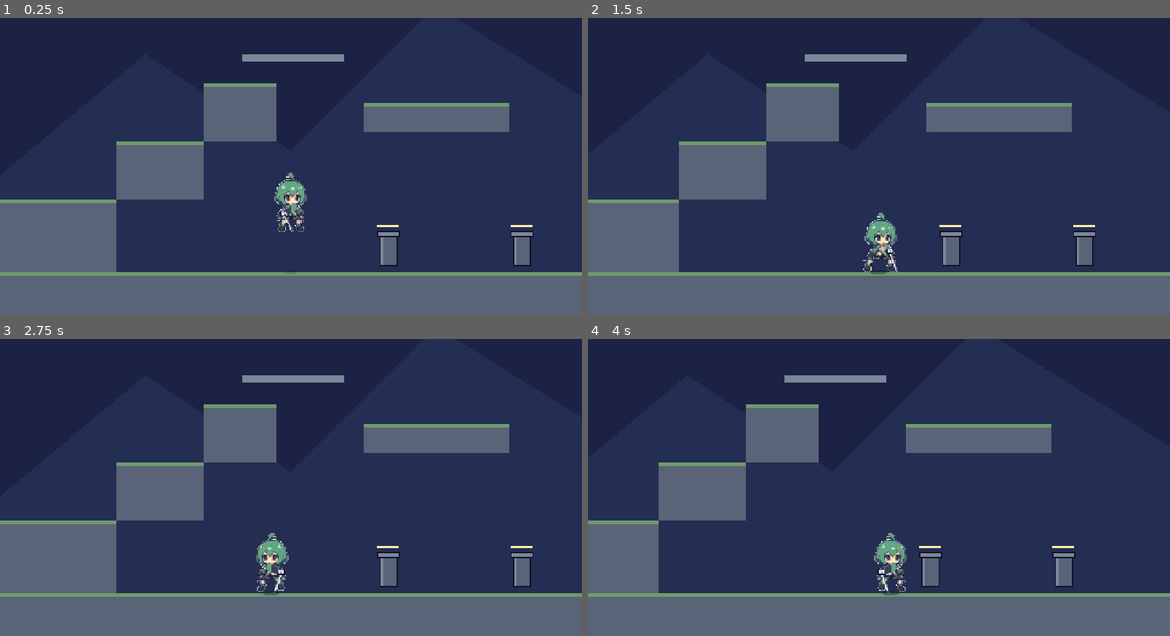
Above: before the commit, frames 1-4 (two rows, left to right).
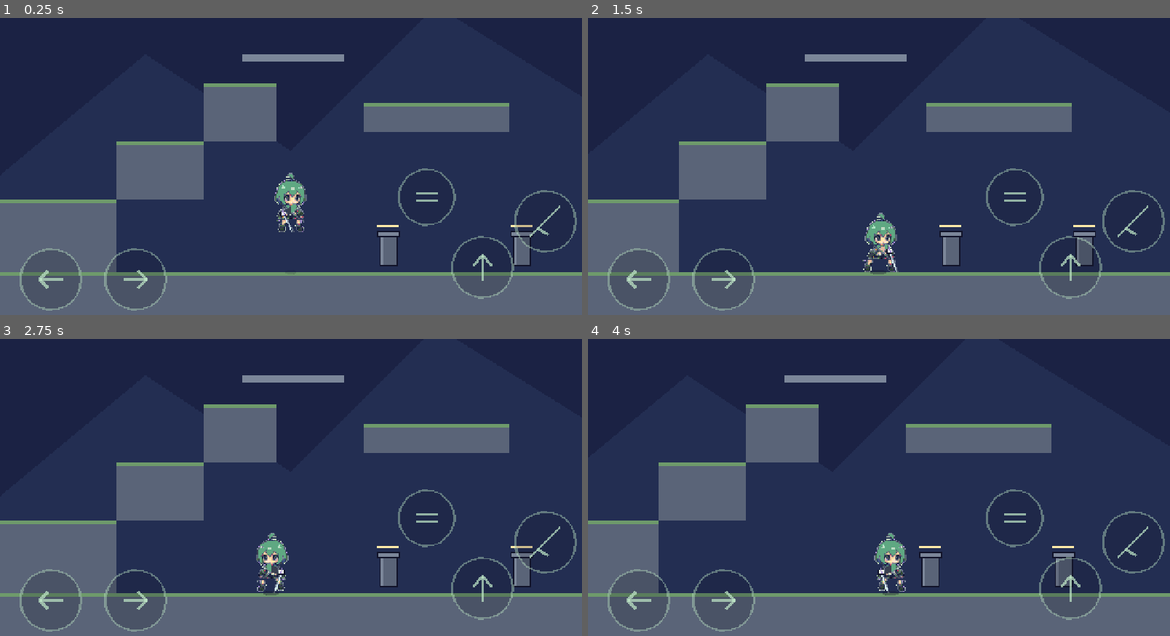
Above: after the commit, the same moments.

Repository: KurilX/actGodotGame-iori
Game: Godot game, scene res://scenes/bootstrap.tscn
The game is run twice, just before and just after one commit, with the same random seed, the same clock (stepped at 60 frames per second) and the same inputs.
Inputs (mouse positions are in pixels of both pictures, inside the frame that each line leads up to):
- Up to frame 1 (0.25 s): no input
- Up to frame 2 (1.5 s): move the mouse to (1007, 166) at 0.52 s; hold D (move_right) 0.53-1.25 s; hold J (attack) 0.53-1.25 s; click (1007, 166) at 0.67 s; tap Space (jump) at 0.77, 1.07 s; tap K (dash) at 0.8 s; drag from (762, 199) to (896, 187) at 1.27 s
- Up to frame 3 (2.75 s): move the mouse to (349, 431) at 2.02 s; hold A (move_left) from 2.03 s (still down); hold Space (jump) from 2.03 s (still down); click (349, 431) at 2.17 s; tap J (attack) at 2.3 s
- Up to frame 4 (4 s): release A (move_left) at 2.75 s; release Space (jump) at 2.75 s; drag from (849, 567) to (704, 454) at 2.77 s; tap Enter at 3.5 s; move the mouse to (1053, 552) at 3.52 s; hold D (move_right) from 3.53 s (still down); hold Space (jump) from 3.53 s (still down); tap K (dash) at 3.6 s; click (1053, 552) at 3.67 s

The runs differ from the first frame. In frame 1, 1.7% of the frame differs, in the area x 3-100%, y 50-99%; in frame 2, 1.7%; in frame 3, 1.7%; in frame 4, 1.7%.

Commit message:
feat: 触屏虚拟按键，手机可直接游玩

Diff:
--- a/src/bootstrap.gd
+++ b/src/bootstrap.gd
@@ -1,8 +1,23 @@
 extends Node
 ## 启动场景：直接进灰盒测试房，跳过菜单
 ##
-## W1 阶段只关心手感，不做菜单。之后接主菜单时改 run/main_scene 即可。
+## 同时挂载触屏虚拟按键层。按键层是 canvas 层，独立于游戏世界，
+## 所以不会跟着相机移动。
+
+const TouchControls := preload("res://src/ui/touch_controls.gd")
 
 func _ready() -> void:
 	var room: PackedScene = load("res://scenes/rooms/room_greybox.tscn")
 	add_child(room.instantiate())
+
+	# 触屏按键：放在 CanvasLayer 里，保证不受相机与世界坐标影响
+	var layer := CanvasLayer.new()
+	layer.name = "TouchLayer"
+	# 高 layer 值确保盖在游戏画面之上
+	layer.layer = 100
+	add_child(layer)
+
+	var touch := Control.new()
+	touch.name = "TouchControls"
+	touch.set_script(TouchControls)
+	layer.add_child(touch)
--- /dev/null
+++ b/src/ui/touch_controls.gd
@@ -0,0 +1,221 @@
+extends Control
+## 触屏虚拟按键：仅在触摸设备上显示
+##
+## 设计要点
+## ─────────
+## 1. **不改 InputMap 语义**：虚拟按键直接 press/release 已有的 action，
+##    所以 player.gd 的手感代码一行都不用改，桌面/手机跑同一套逻辑。
+## 2. **视口只有 480x270**，按钮必须够大才好点（拇指约需 40px 直径），
+##    同时半透明，避免挡住角色和敌人。
+## 3. **左摇杆区 + 右侧功能键**：左侧是方向（左右两个大按钮，不需要摇杆精度），
+##    右侧三键扇形排布（跳跃/攻击/闪避），攻击键最大且最好按。
+## 4. **多点触控**：必须支持同时按住「左」和「攻击」，所以每个按钮
+##    独立追踪 touch index，不能用单个 index。
+
+const ACTION_LEFT := "move_left"
+const ACTION_RIGHT := "move_right"
+const ACTION_JUMP := "jump"
+const ACTION_ATTACK := "attack"
+const ACTION_DASH := "dash"
+
+# 按钮视觉参数
+# 透明度压得比较低：按键是辅助层，不该盖住场景和敌人
+const BTN_ALPHA := 0.22
+const BTN_ALPHA_ACTIVE := 0.48
+const BTN_EDGE := Color(0.75, 0.91, 0.78, 0.42)
+const ICON_ALPHA := 0.72
+
+# 桌面调试时是否强制显示（--touch 命令行参数）
+var _force_show := false
+
+var _buttons: Array[Dictionary] = []
+var _touch_map := {}          # touch_index -> button id
+
+
+func _ready() -> void:
+	# 判断是否为触摸设备；桌面默认隐藏
+	_force_show = "--touch" in OS.get_cmdline_user_args()
+	var is_touch := DisplayServer.is_touchscreen_available()
+	visible = is_touch or _force_show
+
+	# 铺满整个视口，保证在任意分辨率下坐标都对
+	set_anchors_preset(Control.PRESET_FULL_RECT)
+	mouse_filter = Control.MOUSE_FILTER_IGNORE
+
+	_build_buttons()
+	if visible:
+		print("触屏按键已启用（touchscreen=%s, forced=%s）" % [is_touch, _force_show])
+
+
+func _build_buttons() -> void:
+	# 坐标是相对 480x270 视口的比例值。
+	#
+	# 布局经过实际间隙计算（不是凭感觉摆的）：
+	#   左下角：左右移动，拇指自然位置
+	#   右侧三角：闪避(左上) / 跳跃(右下) / 攻击(右上)
+	#
+	# 为什么是三角：视口只有 480x270，半径 30 的按钮直径 60px 就占屏宽 1/8。
+	# 若三键排成一条斜线，jump 与 attack 的中心距只有 48px，
+	# 而命中半径之和要 88px，必然重叠（第一版就是这么翻车的）。
+	# 三角排布把三组间距都拉到 75px 以上，同时保证不越界。
+	_add("left", ACTION_LEFT, Vector2(0.0875, 0.8000), 25.0)
+	_add("right", ACTION_RIGHT, Vector2(0.2333, 0.8000), 25.0)
+	_add("dash", ACTION_DASH, Vector2(0.7333, 0.5481), 23.0)
+	_add("jump", ACTION_JUMP, Vector2(0.8292, 0.7630), 25.0)
+	_add("attack", ACTION_ATTACK, Vector2(0.9375, 0.6222), 25.0)
+
+
+func _add(id: String, action: String, anchor: Vector2, radius: float) -> void:
+	_buttons.append({
+		"id": id,
+		"action": action,
+		"anchor": anchor,     # 相对视口的比例坐标
+		"r": radius,          # 半径（视口像素）
+		"pressed": false,
+	})
+
+
+func _viewport_size() -> Vector2:
+	# 用项目的基准视口尺寸做坐标基准，这样在任意窗口尺寸下比例一致
+	return get_viewport_rect().size
+
+
+func _button_center(b: Dictionary) -> Vector2:
+	var vs := _viewport_size()
+	var a: Vector2 = b["anchor"]
+	return Vector2(vs.x * a.x, vs.y * a.y)
+
+
+func _hit_test(pos: Vector2) -> Dictionary:
+	# 从后往前测，后加的（攻击键）优先
+	for i in range(_buttons.size() - 1, -1, -1):
+		var b: Dictionary = _buttons[i]
+		var c := _button_center(b)
+		var r: float = b["r"] * (_viewport_size().y / 270.0)
+		# 命中区比视觉半径大 15%，拇指点偏一点也能触发
+		if pos.distance_to(c) <= r * 1.15:
+			return b
+	return {}
+
+
+# ───────────────────────── 触摸事件 ─────────────────────────
+
+func _input(event: InputEvent) -> void:
+	if not visible:
+		return
+
+	if event is InputEventScreenTouch:
+		var e := event as InputEventScreenTouch
+		var b := _hit_test(e.position)
+		if e.pressed:
+			if b.is_empty():
+				return
+			_set_pressed(b, true)
+			_touch_map[e.index] = b["id"]
+		else:
+			# 释放：找到这个 touch 绑定的按钮
+			var id = _touch_map.get(e.index, "")
+			if id == "":
+				return
+			for btn in _buttons:
+				if btn["id"] == id:
+					_set_pressed(btn, false)
+					break
+			_touch_map.erase(e.index)
+		get_viewport().set_input_as_handled()
+
+	elif event is InputEventScreenDrag:
+		# 拖动：滑出按钮范围就松开，滑入就按下（手指滚动式操作更跟手）
+		var d := event as InputEventScreenDrag
+		var id = _touch_map.get(d.index, "")
+		var b := _hit_test(d.position)
+		var hit_id: String = b["id"] if not b.is_empty() else ""
+
+		if id != "" and id != hit_id:
+			for btn in _buttons:
+				if btn["id"] == id:
+					_set_pressed(btn, false)
+					break
+			_touch_map.erase(d.index)
+
+		if hit_id != "" and not _touch_map.has(d.index):
+			_set_pressed(b, true)
+			_touch_map[d.index] = hit_id
+
+
+func _set_pressed(b: Dictionary, on: bool) -> void:
+	if b["pressed"] == on:
+		return
+	b["pressed"] = on
+	var action: String = b["action"]
+	if on:
+		Input.action_press(action)
+	else:
+		Input.action_release(action)
+	queue_redraw()
+
+
+# ───────────────────────── 绘制 ─────────────────────────
+
+func _draw() -> void:
+	if not visible:
+		return
+
+	var scale_k := _viewport_size().y / 270.0
+	for b in _buttons:
+		var c := _button_center(b)
+		var r: float = b["r"] * scale_k
+		var pressed: bool = b["pressed"]
+
+		# 底色圆
+		var col := Color(0.07, 0.08, 0.16, BTN_ALPHA_ACTIVE if pressed else BTN_ALPHA)
+		draw_circle(c, r, col)
+
+		# 描边
+		draw_arc(c, r, 0.0, TAU, 24, BTN_EDGE, 1.5 * scale_k)
+
+		# 图标
+		var icon_col := Color(0.75, 0.91, 0.78, ICON_ALPHA)
+		match b["id"]:
+			"left":
+				_draw_arrow(c, r, -1.0, icon_col, scale_k)
+			"right":
+				_draw_arrow(c, r, 1.0, icon_col, scale_k)
+			"jump":
+				# 上箭头
+				var s := r * 0.42
+				draw_line(c + Vector2(0, s), c + Vector2(0, -s),
+						  icon_col, 2.0 * scale_k)
+				draw_line(c + Vector2(0, -s), c + Vector2(-s * 0.7, -s * 0.1),
+						  icon_col, 2.0 * scale_k)
+				draw_line(c + Vector2(0, -s), c + Vector2(s * 0.7, -s * 0.1),
+						  icon_col, 2.0 * scale_k)
+			"attack":
+				# 剑形：一条斜线 + 短护手
+				var s2 := r * 0.5
+				draw_line(c + Vector2(-s2, s2), c + Vector2(s2, -s2),
+						  icon_col, 2.5 * scale_k)
+				draw_line(c + Vector2(-s2 * 0.5, s2 * 0.5),
+						  c + Vector2(s2 * 0.2, s2 * 0.9),
+						  icon_col, 2.0 * scale_k)
+			"dash":
+				# 双横线表示冲刺
+				for i in 2:
+					var yy := r * (-0.15 + 0.3 * i)
+					draw_line(c + Vector2(-r * 0.4, yy), c + Vector2(r * 0.4, yy),
+							  icon_col, 2.0 * scale_k)
+
+
+func _draw_arrow(c: Vector2, r: float, dir: float, col: Color, k: float) -> void:
+	var s := r * 0.38
+	draw_line(c + Vector2(-s * dir, 0), c + Vector2(s * dir, 0), col, 2.5 * k)
+	draw_line(c + Vector2(s * dir, 0), c + Vector2(s * dir * 0.25, -s * 0.75),
+			  col, 2.5 * k)
+	draw_line(c + Vector2(s * dir, 0), c + Vector2(s * dir * 0.25, s * 0.75),
+			  col, 2.5 * k)
+
+
+# 窗口尺寸变化时重算布局
+func _notification(what: int) -> void:
+	if what == NOTIFICATION_RESIZED or what == NOTIFICATION_WM_SIZE_CHANGED:
+		queue_redraw()
--- /dev/null
+++ b/tools/verify_touch.gd
@@ -0,0 +1,176 @@
+extends SceneTree
+## 触屏按键验证：强制显示按键层，截图并模拟触摸事件
+##
+## 运行：godot --path . --script tools/verify_touch.gd
+## 输出：art/screenshots/touch_*.png
+
+const SHOT_DIR := "res://art/screenshots"
+
+var _failures: Array[String] = []
+
+# headless（无渲染）下不能截图：frame_post_draw 不触发会永久挂起。
+# 用 --headless 运行时只跑逻辑断言。
+var _no_render := DisplayServer.get_name() == "headless"
+var _checks := 0
+
+
+func _init() -> void:
+	DirAccess.make_dir_recursive_absolute(ProjectSettings.globalize_path(SHOT_DIR))
+	if not _no_render:
+		DisplayServer.window_set_flag(DisplayServer.WINDOW_FLAG_ALWAYS_ON_TOP, false)
+		DisplayServer.window_set_flag(DisplayServer.WINDOW_FLAG_BORDERLESS, true)
+		DisplayServer.window_set_size(Vector2i(960, 540))
+		var screen := DisplayServer.screen_get_usable_rect()
+		DisplayServer.window_set_position(Vector2i(
+			screen.position.x + screen.size.x - 960,
+			screen.position.y + screen.size.y - 540))
+
+	var boot: PackedScene = load("res://scenes/bootstrap.tscn")
+	root.add_child(boot.instantiate())
+	await process_frame
+	await process_frame
+
+	var touch = _find_script(root, "touch_controls")
+	var player = _find_player(root)
+
+	print("── 触屏按键验证 ──")
+	if touch == null:
+		printerr("FAIL: 未找到触屏按键节点")
+		quit(1)
+		return
+
+	# 桌面环境下 DisplayServer.is_touchscreen_available() 为 false，
+	# 所以这里手动置为可见来验证布局与命中逻辑
+	touch.visible = true
+	touch.queue_redraw()
+	await process_frame
+	await process_frame
+	await _shoot("01_按键布局")
+
+	# 检查按钮数量与位置
+	var buttons: Array = touch._buttons
+	_check(buttons.size() == 5, "1. 构造了 5 个按钮",
+	       "实际 %d 个" % buttons.size())
+
+	# 逐个验证命中测试：按钮中心必须能命中自己
+	var all_hit := true
+	var bad := ""
+	for b in buttons:
+		var c: Vector2 = touch._button_center(b)
+		var got: Dictionary = touch._hit_test(c)
+		if got.is_empty() or got["id"] != b["id"]:
+			all_hit = false
+			bad = "%s 中心命中了 %s" % [b["id"], got.get("id", "空")]
+			break
+	_check(all_hit, "2. 每个按钮中心都能命中自己", bad)
+
+	# 按钮之间不能重叠
+	var overlap := false
+	var ov := ""
+	for i in buttons.size():
+		for j in range(i + 1, buttons.size()):
+			var a: Dictionary = buttons[i]
+			var b: Dictionary = buttons[j]
+			var dist: float = touch._button_center(a).distance_to(touch._button_center(b))
+			var need: float = (a["r"] + b["r"]) * 1.15
+			if dist < need:
+				overlap = true
+				ov = "%s 与 %s 距离 %.0f < %.0f" % [a["id"], b["id"], dist, need]
+	_check(not overlap, "3. 按钮之间不重叠", ov)
+
+	# 模拟按下「攻击」按钮，验证 InputMap 被触发
+	var attack_btn: Dictionary = {}
+	for b in buttons:
+		if b["id"] == "attack":
+			attack_btn = b
+			break
+	if not attack_btn.is_empty():
+		var c: Vector2 = touch._button_center(attack_btn)
+		var ev := InputEventScreenTouch.new()
+		ev.index = 0
+		ev.position = c
+		ev.pressed = true
+		touch._input(ev)
+		await process_frame
+		_check(Input.is_action_pressed("attack"),
+		       "4. 触摸攻击键触发了 attack action",
+		       "Input.is_action_pressed('attack') = false")
+		await _shoot("02_攻击键按下")
+
+		# 多点触控：再按左移，两个都要保持
+		var left_btn: Dictionary = {}
+		for b in buttons:
+			if b["id"] == "left":
+				left_btn = b
+				break
+		var ev2 := InputEventScreenTouch.new()
+		ev2.index = 1
+		ev2.position = touch._button_center(left_btn)
+		ev2.pressed = true
+		touch._input(ev2)
+		await process_frame
+		_check(Input.is_action_pressed("attack") and Input.is_action_pressed("move_left"),
+		       "5. 多点触控同时生效（攻击+左移）",
+		       "attack=%s left=%s" % [Input.is_action_pressed("attack"),
+		                             Input.is_action_pressed("move_left")])
+		await _shoot("03_多键同时按下")
+
+		# 释放
+		ev.pressed = false
+		touch._input(ev)
+		ev2.pressed = false
+		touch._input(ev2)
+		await process_frame
+		_check(not Input.is_action_pressed("attack"),
+		       "6. 松开后 action 被释放", "attack 仍按住")
+
+	print("")
+	if _failures.is_empty():
+		print("PASS: 全部 %d 项通过" % _checks)
+		quit(0)
+	else:
+		print("FAIL: %d 项失败" % _failures.size())
+		for f in _failures:
+			printerr("  - " + f)
+		quit(1)
+
+
+func _shoot(tag: String) -> void:
+	if _no_render:
+		return
+	for i in 2:
+		await process_frame
+	await RenderingServer.frame_post_draw
+	var img := root.get_viewport().get_texture().get_image()
+	img.save_png(ProjectSettings.globalize_path("%s/touch_%s.png" % [SHOT_DIR, tag]))
+	print("  saved touch_%s.png (%dx%d)" % [tag, img.get_width(), img.get_height()])
+
+
+func _check(cond: bool, name: String, detail: String = "") -> void:
+	_checks += 1
+	if cond:
+		print("  ok   %s" % name)
+	else:
+		print("  FAIL %s" % name)
+		_failures.append(name + (": " + detail if detail != "" else ""))
+
+
+func _find_player(node: Node):
+	if node is CharacterBody2D:
+		return node
+	for c in node.get_children():
+		var r = _find_player(c)
+		if r:
+			return r
+	return null
+
+
+func _find_script(node: Node, name: String):
+	var s = node.get_script()
+	if s != null and str(s.resource_path).contains(name):
+		return node
+	for c in node.get_children():
+		var r = _find_script(c, name)
+		if r:
+			return r
+	return null
Not shown, added: art/screenshots/combo_all_frames.png.import
Binary file added: art/screenshots/mobile_touch_01_idle.png
Binary file added: art/screenshots/mobile_touch_02_moved.png
Binary file added: art/screenshots/mobile_touch_03_attack.png
Binary file added: art/screenshots/mobile_touch_04_multi.png
Binary file added: art/screenshots/touch_01_按键布局.png
Not shown, added: art/screenshots/touch_01_按键布局.png.import
Binary file added: art/screenshots/touch_02_攻击键按下.png
Not shown, added: art/screenshots/touch_02_攻击键按下.png.import
Binary file added: art/screenshots/touch_03_多键同时按下.png
Not shown, added: art/screenshots/touch_03_多键同时按下.png.import
Not shown, added: art/screenshots/web_build.png.import
(and 2 more such lines)
